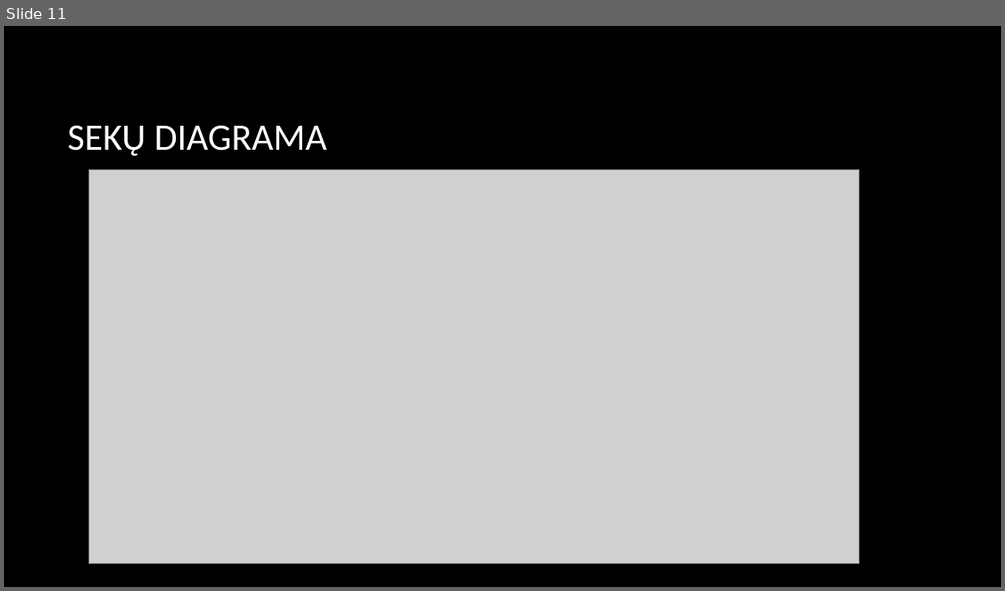
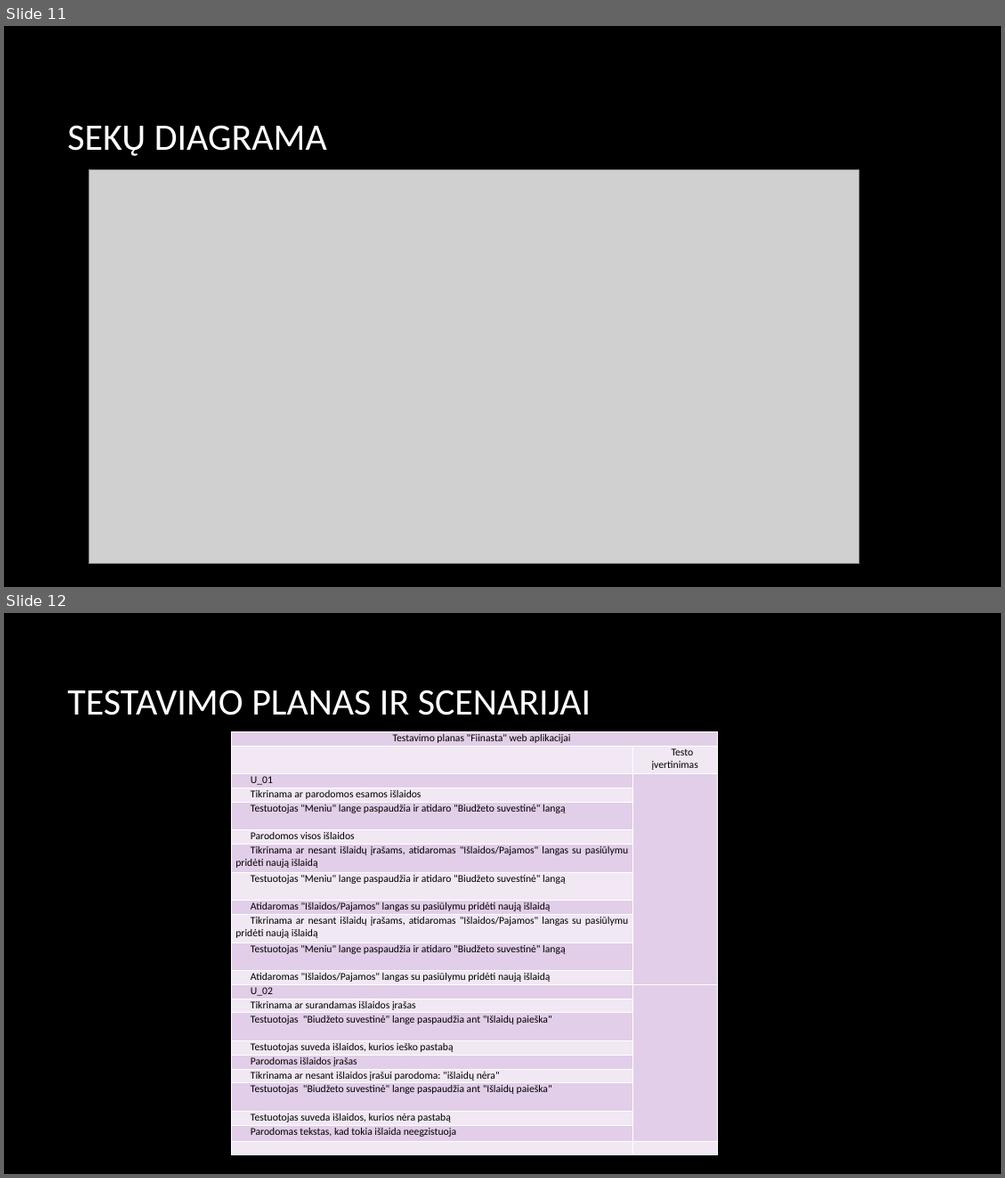
Before and after one commit to artisb45/PSIv2, a slide deck: 3 laboratorinis darbas Fiinasta.pptx. Shown one above the other, each under a label of ours: slide 11 before the commit, slides 11 and 12 after it. The pictures are 1005x591 and 1005x1178 pixels, drawn with LibreOffice and Linux fonts; fonts in the diff are those of the drawing; grey boxes stand for pictures; background and template pictures are left out. Boxes give left, top, right and bottom in pixels: in the first picture for what was removed or moved away, otherwise in the second. Text is boxed around its words. In the diff, an @@ line names an element or a change of style, - is before the commit and + after.

Commit message:
updated, prideta testavimo scenarijai

```diff
--- a/3 laboratorinis darbas Fiinasta.pptx
+++ b/3 laboratorinis darbas Fiinasta.pptx
@@ slide 12 added at (4, 613, 1001, 1174), background picture (left out) @@
@@ title added at (67, 690, 591, 715), 36 pt, text #FFFFFF @@
+TESTAVIMO PLANAS IR SCENARIJAI
@@ table added at (231, 732, 718, 1156), 22 rows, 2 columns @@
+Testavimo planas "Fiinasta" web aplikacijai | 
+ | Testo įvertinimas
+U_01 | 
+Tikrinama ar parodomos esamos išlaidos | 
+Testuotojas "Meniu" lange paspaudžia ir atidaro "Biudžeto suvestinė" langą | 
+Parodomos visos išlaidos | 
+Tikrinama ar nesant išlaidų įrašams, atidaromas "Išlaidos/Pajamos" langas su pasiūlymu pridėti naują išlaidą | 
+Testuotojas "Meniu" lange paspaudžia ir atidaro "Biudžeto suvestinė" langą | 
+Atidaromas "Išlaidos/Pajamos" langas su pasiūlymu pridėti naują išlaidą | 
+Tikrinama ar nesant išlaidų įrašams, atidaromas "Išlaidos/Pajamos" langas su pasiūlymu pridėti naują išlaidą | 
+Testuotojas "Meniu" lange paspaudžia ir atidaro "Biudžeto suvestinė" langą | 
+Atidaromas "Išlaidos/Pajamos" langas su pasiūlymu pridėti naują išlaidą | 
+U_02 | 
+Tikrinama ar surandamas išlaidos įrašas | 
+Testuotojas "Biudžeto suvestinė" lange paspaudžia ant "Išlaidų paieška" | 
+Testuotojas suveda išlaidos, kurios ieško pastabą | 
+Parodomas išlaidos įrašas | 
+Tikrinama ar nesant išlaidos įrašui parodoma: "išlaidų nėra" | 
+Testuotojas "Biudžeto suvestinė" lange paspaudžia ant "Išlaidų paieška" | 
+Testuotojas suveda išlaidos, kurios nėra pastabą | 
+Parodomas tekstas, kad tokia išlaida neegzistuoja | 
+ | 
```
